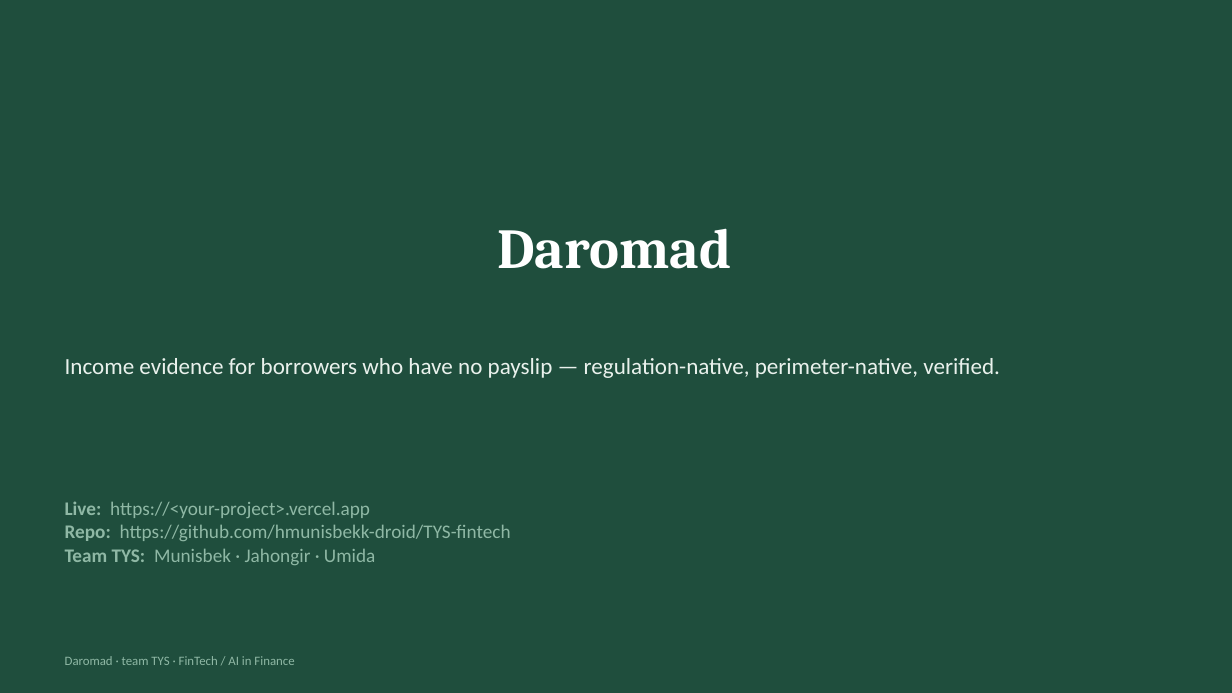
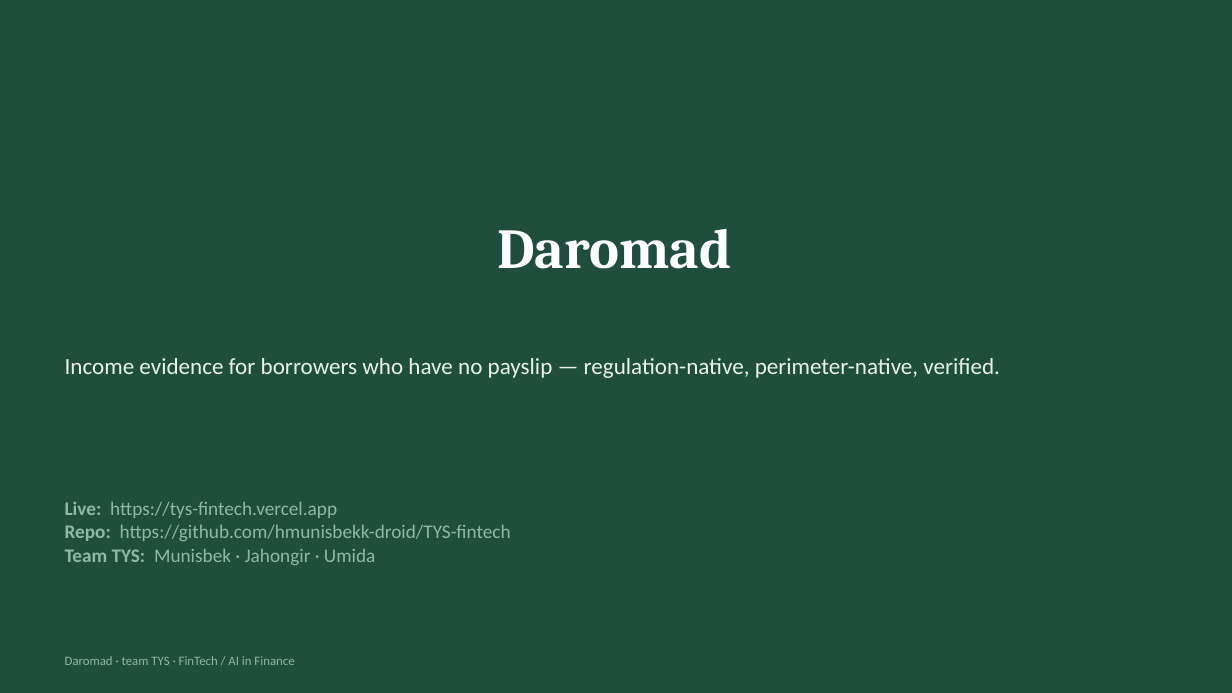
Before and after one commit to hmunisbekk-droid/TYS-fintech, a slide deck: slide 10 of deck/Daromad_TYS_deck.pptx. Drawn at 1232x693 pixels with LibreOffice and Linux fonts; fonts in the diff are those of the drawing. Boxes give left, top, right and bottom in pixels: in the first picture for what was removed or moved away, otherwise in the second. Text is boxed around its words. In the diff, an @@ line names an element or a change of style, - is before the commit and + after.

Commit message:
Add live URL (tys-fintech.vercel.app) to README and deck; site QR on demo slide

```diff
--- a/deck/Daromad_TYS_deck.pptx
+++ b/deck/Daromad_TYS_deck.pptx
@@ text at [65, 501, 511, 565]: text changed @@
-Live: https://<your-project>.vercel.app
-Repo: https://github.com/hmunisbekk-droid/TYS-fintech
-Team TYS: Munisbek · Jahongir · Umida
+Live: https://tys-fintech.vercel.app
+Repo: https://github.com/hmunisbekk-droid/TYS-fintech
+Team TYS: Munisbek · Jahongir · Umida
```
Also in this commit, not shown: 2 other slides changed, 4 other files.
